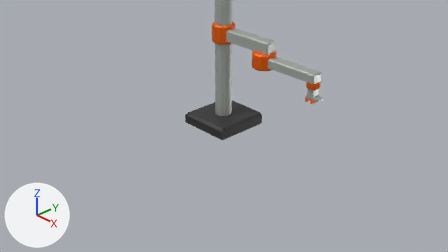
The Blender file roboarm.blend, before and after one commit.
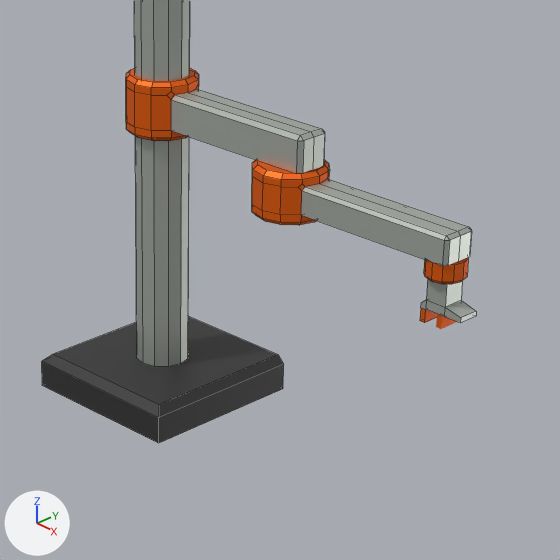
Old and new are each drawn from the file's camera 'Camera' and again close up on the part from 38% to 78% of the width and 0% to 70% of the height. Lighting does not change. The marker at lower left points along +X, +Y and +Z. The first two pictures are the older version. The close-ups show mesh edges as thin lines.

The first close-up shows 'Base', 'Elbow', 'Lift', 'Mast', 'Wrist' and 1 more.
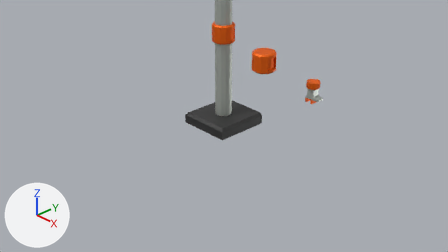
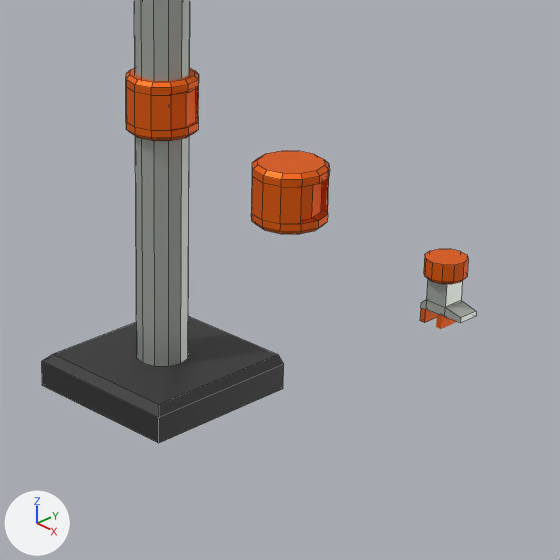
Changed parts and their boxes (x1, y1, x2, y2) in the close-ups (560 x 560 px; the box of a moved part takes in the faces that stretch with it):
'Elbow', reshaped (64% narrower, 21% shorter): before (252, 160, 472, 266); after (251, 151, 329, 234)
'Lift', reshaped (63% narrower, 30% shorter): before (126, 68, 325, 173); after (126, 68, 199, 141)
part 1 of me_cylinder_003, cut back: before (164, 81, 325, 173); after (164, 81, 199, 131)
part 2 of me_cylinder_005, moved or reshaped: before (252, 170, 472, 266); after (251, 171, 329, 234)

The change in detail:
me_cylinder_003 is used by ob_lift; location (0.0, 0.0, 1.7).
me_cylinder_003 had 91 vertices, 78 faces and spanned x -0.2..1.101, y -0.2..0.2, z -0.16..0.16.
me_cylinder_003 no longer uses material mat_metal (light grey #bac0b8).
me_cylinder_003 now has 78 vertices, 68 faces and spans x -0.2..0.2, y -0.2..0.2, z -0.16..0.16.
Part 1, on me_cylinder_003:
21 vertices are removed from x 0.157..1.101, y -0.116..0.116, z -0.097..0.12.
24 faces are deleted.
8 vertices are added at x 0.156..0.185, y -0.1..0.1, z -0.097..0.097.
14 new faces join them.
me_cylinder_005 is used by ob_elbow; location (0.948, 0.0, 1.446).
me_cylinder_005 had 91 vertices, 78 faces and spanned x -0.2..1.101, y -0.2..0.2, z -0.114..0.16.
me_cylinder_005 no longer uses material mat_metal (light grey #bac0b8).
me_cylinder_005 now has 78 vertices, 68 faces and spans x -0.2..0.2, y -0.2..0.2, z -0.163..0.16.
Part 2, on me_cylinder_005:
21 vertices are removed from x 0.16..1.101, y -0.113..0.113, z -0.051..0.116.
24 faces are deleted.
36 vertices in x -0.2..0.2, y -0.2..0.2, z -0.114..-0.051 move by (0.0, 0.0, -0.049).
8 vertices are added at x 0.127..0.171, y -0.1..0.1, z -0.101..0.097.
14 new faces join them.
